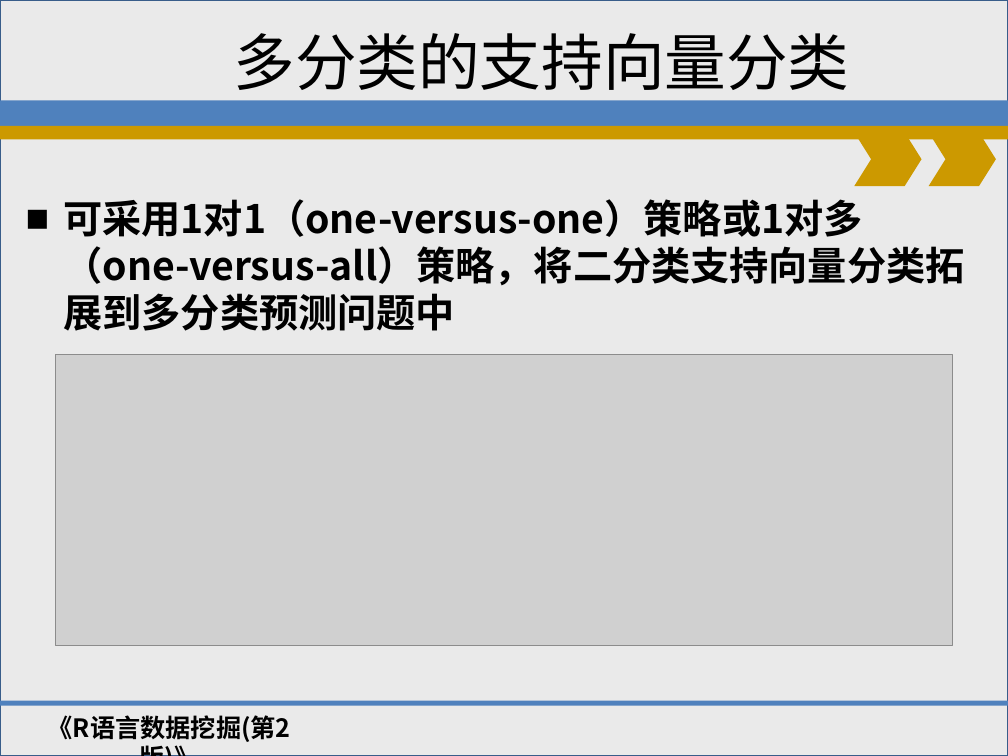
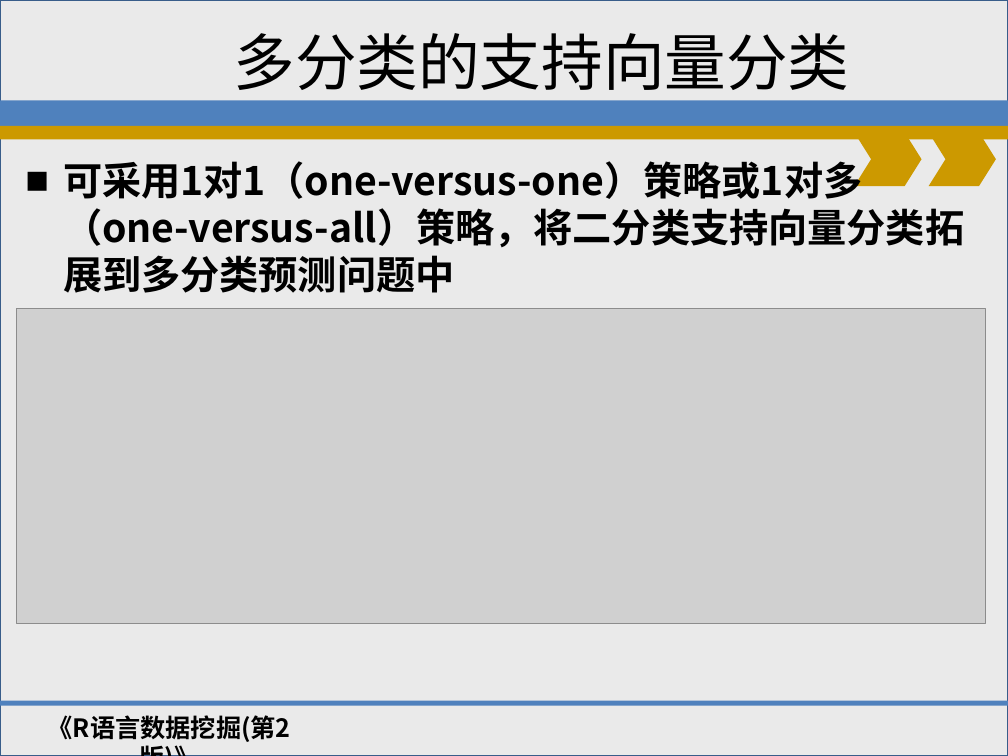
Before and after one commit to shfkuang/shfkuang.github.io, a slide deck: slide 11 of dm2019/dmch72.ppt (slide 8 before the commit). Drawn at 1008x756 pixels with LibreOffice and Linux fonts; fonts in the diff are those of the drawing; grey boxes stand for pictures; background and template pictures are left out. Boxes give left, top, right and bottom in pixels: in the first picture for what was removed or moved away, otherwise in the second. Text is boxed around its words. In the diff, an @@ line names an element or a change of style, - is before the commit and + after.

```diff
--- a/dm2019/dmch72.ppt
+++ b/dm2019/dmch72.ppt
@@ text "可采用1对1（one-versus-one）策略或1对多（one-versus-all）策略，将二分类支持向量分类拓展到 ...": place and size @@
-text "可采用1对1（one-versus-one）策略或1对多（one-versus-all）策略，将二分类支持向量分类拓展到 ..." at bbox=[63, 199, 964, 331]
+text "可采用1对1（one-versus-one）策略或1对多（one-versus-all）策略，将二分类支持向量分类拓展到 ..." at bbox=[63, 161, 964, 293]
@@ picture: place and size @@
-picture at bbox=[55, 355, 953, 646]
+picture at bbox=[17, 308, 986, 623]
```
Also in this commit, not shown: 1 other slide changed, 3 slides added, 4 slides removed, 3 other files.
